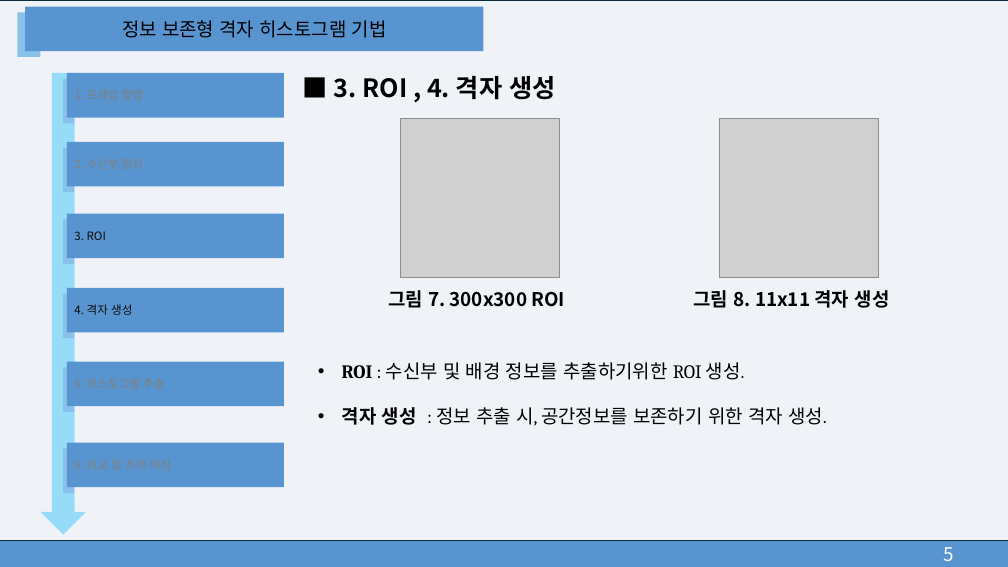
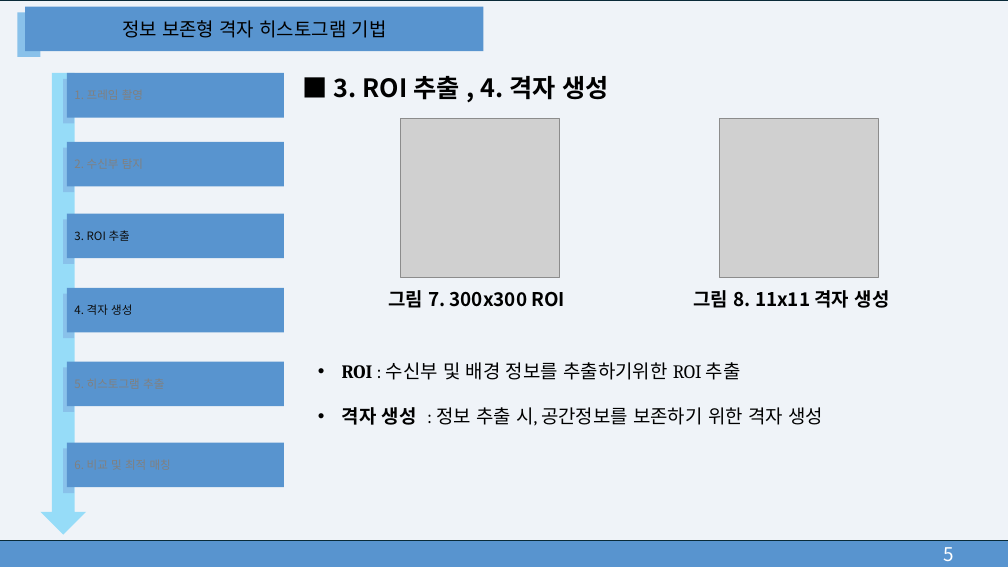
Before and after one commit to leontnhaps/DLC_system_model, a slide deck: slide 7 of Docs/광무선 전력 전송을 위한 Pan-Tilt 카메라 스캔 시스템에서 다중 객체 추적기법.pptx. Drawn at 1008x567 pixels with LibreOffice and Linux fonts; fonts in the diff are those of the drawing; grey boxes stand for pictures. Boxes give left, top, right and bottom in pixels: in the first picture for what was removed or moved away, otherwise in the second. Text is boxed around its words. In the diff, an @@ line names an element or a change of style, - is before the commit and + after.

```diff
--- a/Docs/광무선 전력 전송을 위한 Pan-Tilt 카메라 스캔 시스템에서 다중 객체 추적기법.pptx
+++ b/Docs/광무선 전력 전송을 위한 Pan-Tilt 카메라 스캔 시스템에서 다중 객체 추적기법.pptx
@@ text at (334,76,609,100): text changed @@
-■ 3. ROI , 4. 격자 생성
+■ 3. ROI 추출 , 4. 격자 생성
@@ text in rectangle at (74,230,130,241): text changed @@
-3. ROI
+3. ROI 추출
@@ text at (342,362,823,426): text changed @@
-• ROI : 수신부 및 배경 정보를 추출하기위한 ROI 생성.
-• 격자 생성 : 정보 추출 시, 공간정보를 보존하기 위한 격자 생성.
+• ROI : 수신부 및 배경 정보를 추출하기위한 ROI 추출
+• 격자 생성 : 정보 추출 시, 공간정보를 보존하기 위한 격자 생성
```
Also in this commit, not shown: 7 other slides changed, 1 other file.
